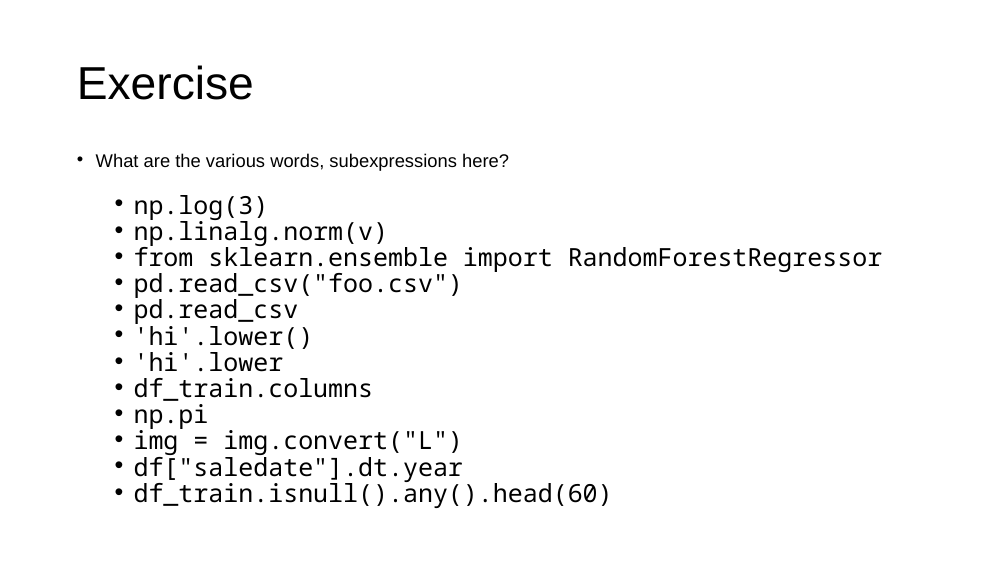
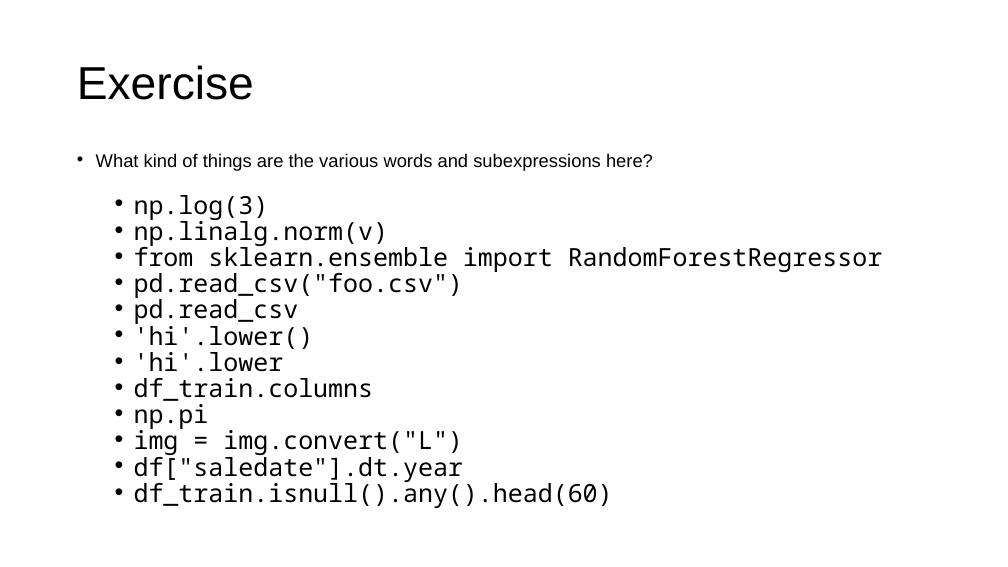
Before and after one commit to parrt/msds501, a slide deck: slide 6 of slides/OO.pptx. Drawn at 1008x567 pixels with LibreOffice and Linux fonts; fonts in the diff are those of the drawing; background and template pictures are left out. Boxes give left, top, right and bottom in pixels: in the first picture for what was removed or moved away, otherwise in the second. Text is boxed around its words. In the diff, an @@ line names an element or a change of style, - is before the commit and + after.

```diff
--- a/slides/OO.pptx
+++ b/slides/OO.pptx
@@ text at [96,153,653,170]: text changed @@
-• What are the various words, subexpressions here?
+• What kind of things are the various words and subexpressions here?
```
Also in this commit, not shown: 7 other slides changed, 14 slides added, 2 other files.
